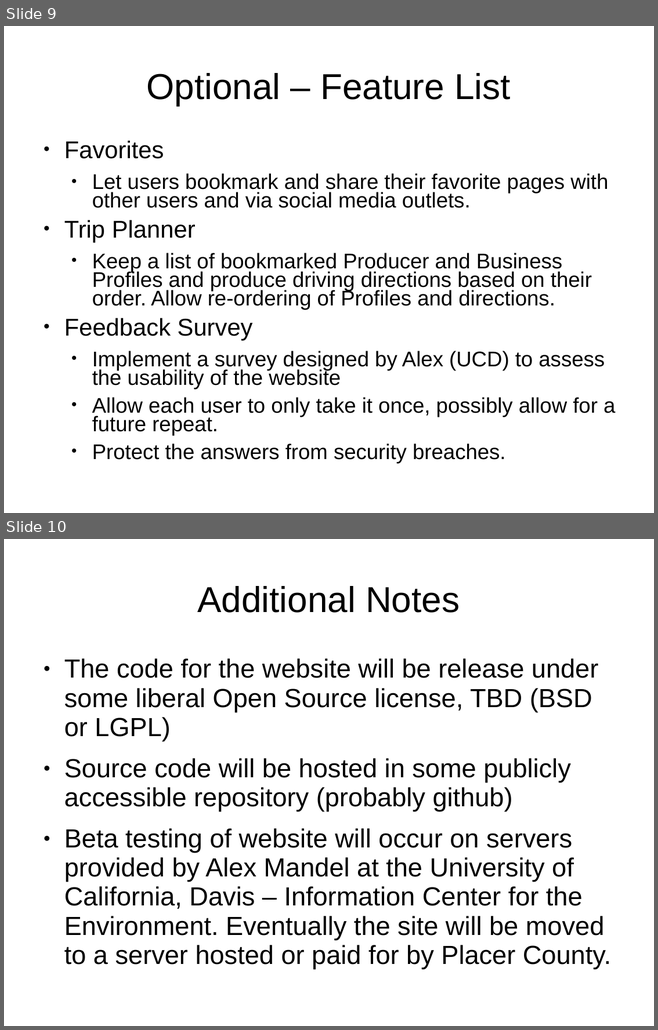
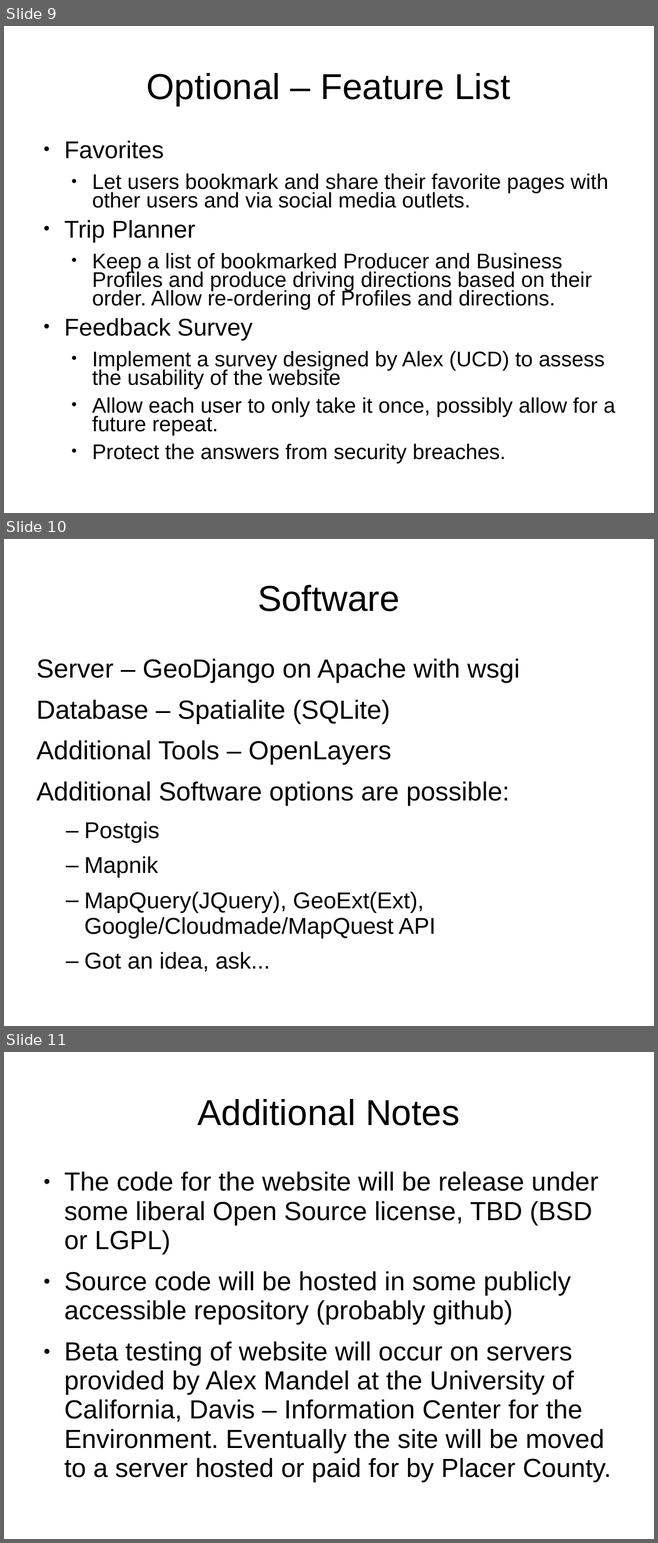
Before and after one commit to wildintellect/OSGeoLive-analysis, a slide deck: AgGuide/websitespecs.odp. Shown one above the other, each under a label of ours: slides 9 and 10 before the commit, slides 9, 10 and 11 after it. The pictures are 658x1030 and 658x1543 pixels, drawn with LibreOffice and Linux fonts; fonts in the diff are those of the drawing. Boxes give left, top, right and bottom in pixels: in the first picture for what was removed or moved away, otherwise in the second. Text is boxed around its words. In the diff, an @@ line names an element or a change of style, - is before the commit and + after.

Commit message:
Updated web specs with software list

```diff
--- a/AgGuide/websitespecs.odp
+++ b/AgGuide/websitespecs.odp
@@ slide 10 added at [4,539,654,1026], background #FFFFFF @@
@@ title added at [257,585,400,611], 44 pt, text #000000 @@
+Software
@@ text added at [36,658,519,972], 32 pt, text #000000 @@
+Server – GeoDjango on Apache with wsgi
+Database – Spatialite (SQLite)
+Additional Tools – OpenLayers
+Additional Software options are possible:
+  – Postgis
+  – Mapnik
+  – MapQuery(JQuery), GeoExt(Ext), Google/Cloudmade/MapQuest API
+  – Got an idea, ask...
@@ what was slide 10 is now slide 11 @@
```
